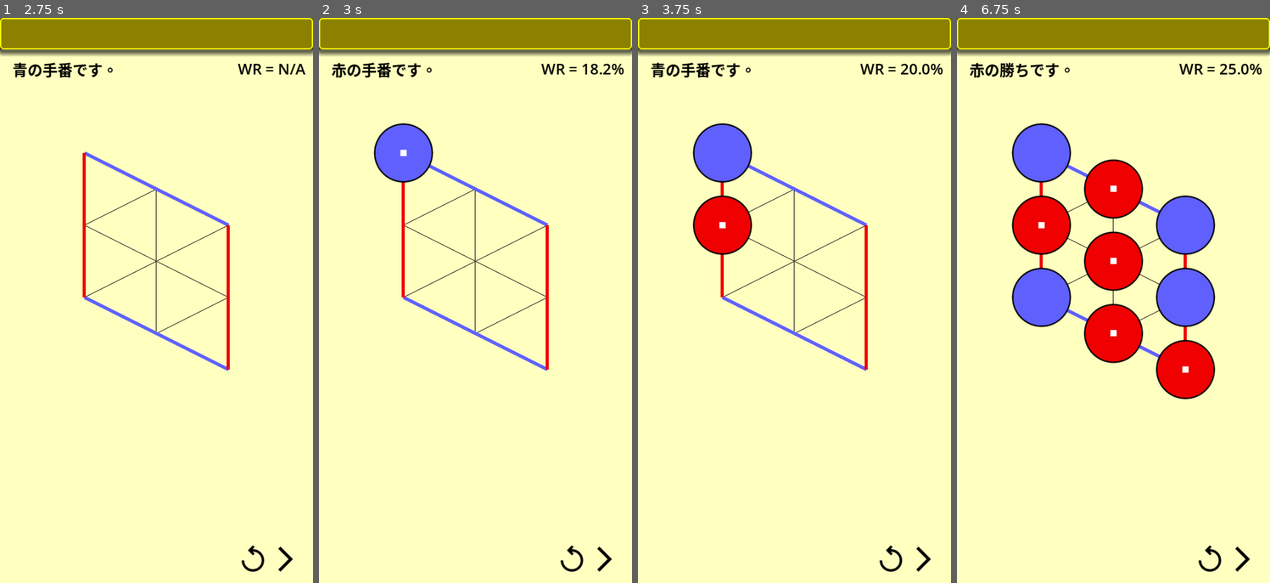
Above: before the commit, frames 1-4 (left to right).
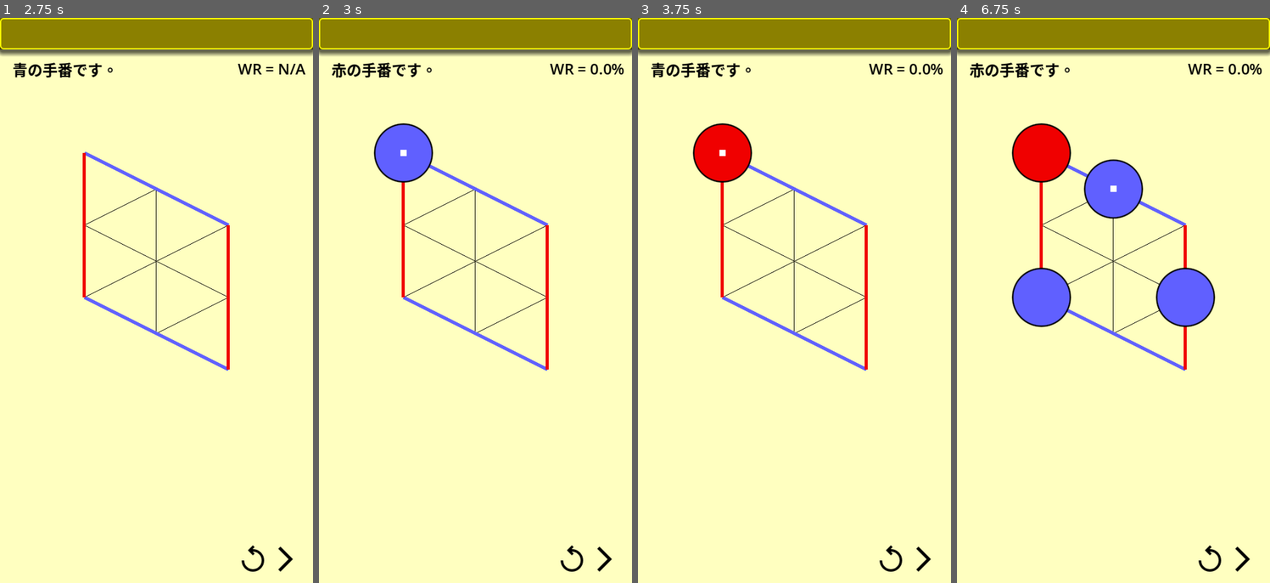
Above: after the commit, the same moments.

Repository: vivisuke/HexGame
Game: Godot game, scene res://main.tscn
The game is run twice, just before and just after one commit, with the same random seed, the same clock (stepped at 60 frames per second) and the same inputs.
Inputs (mouse positions are in pixels of both pictures, inside the frame that each line leads up to):
- Up to frame 1 (2.75 s): click (253, 560) at 0.5 s; click (253, 560) at 1.25 s; click (253, 560) at 2 s
- Up to frame 2 (3 s): click (603, 560) at 2.75 s
- Up to frame 3 (3.75 s): click (922, 560) at 3.5 s
- Up to frame 4 (6.75 s): click (1241, 560) at 4.25 s; tap Enter at 5, 6.5 s; move the mouse to (1182, 272) at 5.02 s; click (1182, 272) at 5.17 s; tap Space at 5.75 s; move the mouse to (1050, 328) at 5.77 s; click (1050, 328) at 5.92 s; move the mouse to (1144, 176) at 6.52 s; click (1144, 176) at 6.67 s

Frame 1 is identical in both runs. In frame 2, 0.2% of the frame differs, in the area x 70-94%, y 8-10%; in frame 3, 3.2%; in frame 4, 11%, in the area x 13-94%, y 7-68%.
Error after the commit: Invalid access to property or key 'children' on a base object of type 'Nil'. (res://scripts/MCTS.gd:107)

Commit message:
0056 ◎ C 01/31 01/31 0.001│ToDo│ルートノード展開時の Rollout は中止？ 0057 ◎ C 01/31 01/31 0.001│ToDo│MCTSNode._init(..., col)：col 引数削除

Diff:
--- a/hexgame/scripts/MCTS.gd
+++ b/hexgame/scripts/MCTS.gd
@@ -10,7 +10,7 @@
 	var prior_probability = 0.0		# 事前確率 (必要に応じて使用)
 	var move : Vector2				# 親ノードからこのノードへの着手
 
-	func _init(parent_node, move_made : Vector2, col=Board.EMPTY):
+	func _init(parent_node, move_made : Vector2):
 		##self.board_state = board_state.copy_from(board_state)
 		#self.board_state = Board.new()
 		#self.board_state.copy_from(board_state)
@@ -64,13 +64,13 @@
 	for y in range(board_size):
 		for x in range(board_size):
 			if board.get_col(x, y) == Board.EMPTY:
-				root_node.visits += 1
-				root_node.children.push_back(MCTSNode.new(root_node, Vector2(x, y), player_color))
-				root_node.children.back().visits = 1
-				var bd = Board.new()
-				bd.copy_from(board)
-				if bd.playout_random(p_color, x, y) == p_color:
-					root_node.children.back().wins = 1
+				root_node.children.push_back(MCTSNode.new(root_node, Vector2(x, y)))
+				#root_node.visits += 1
+				#root_node.children.back().visits = 1
+				#var bd = Board.new()
+				#bd.copy_from(board)
+				#if bd.playout_random(p_color, x, y) == p_color:
+				#	root_node.children.back().wins = 1
 func do_rollout(board : Board, node : MCTSNode, col):
 	var bd = Board.new()
 	bd.copy_from(board)
@@ -89,7 +89,7 @@
 		for x in range(board_size):
 			if board.get_col(x, y) == Board.EMPTY:
 				node.visits += 1
-				node.children.push_back(MCTSNode.new(node, Vector2(x, y), player_color))
+				node.children.push_back(MCTSNode.new(node, Vector2(x, y)))
 				node.children.back().visits = 1
 				var bd = Board.new()
 				bd.copy_from(rbd)
@@ -106,6 +106,7 @@
 		var go = false
 		while !node.children.is_empty():
 			node = node.select_child_ucb(c_puct, node.visits) # UCB で子ノードを選択
+			#if node.visits == 0: break		# 未評価ノードの場合
 			if bd.put_col(node.move.x, node.move.y, col):		# 終局
 				go = true
 				break;
@@ -113,7 +114,7 @@
 		if go:
 			continue
 		# ノード展開（Expansion）
-		if node.children.is_empty():
+		if node.visits != 0 && node.children.is_empty():
 			var o_col = (Board.BLACK + Board.WHITE) - col
 			do_expand_node(node, bd, o_col)
 		# ロールアウト（Rollout）
Not shown, changed: HexGame.spr
